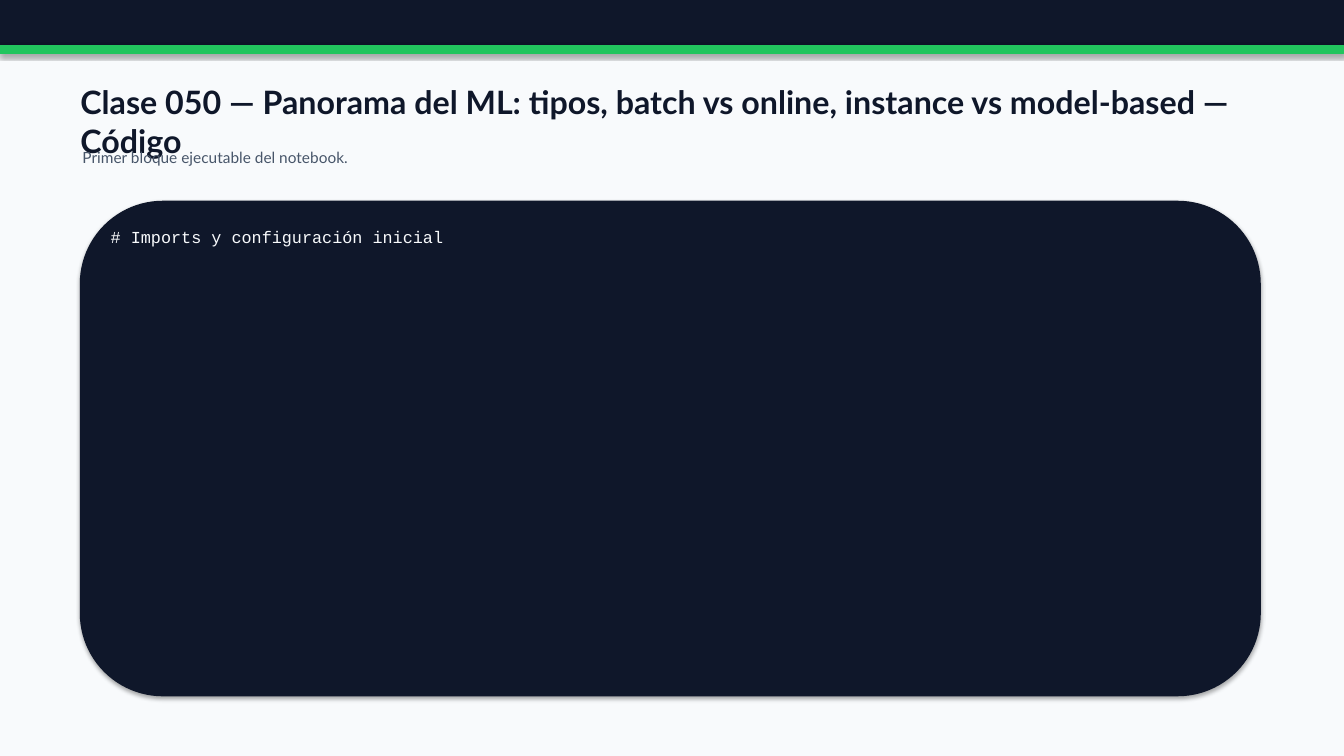
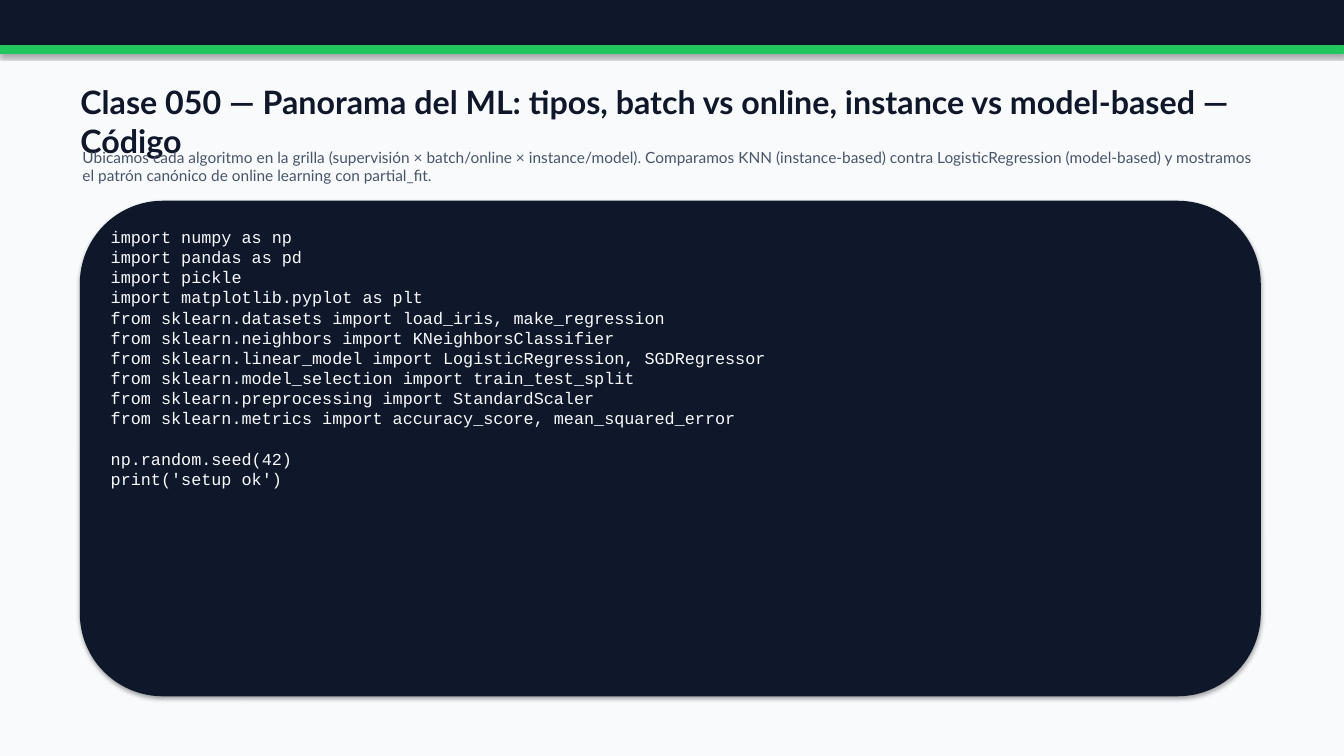
Before and after one commit to vladimiracunadev-create/python-data-science-bootcamp, a slide deck: slide 9 of docs/presentaciones/parts/parte-1-machine-learning-clasico-completa.pptx. Drawn at 1344x756 pixels with LibreOffice and Linux fonts; fonts in the diff are those of the drawing. Boxes give left, top, right and bottom in pixels: in the first picture for what was removed or moved away, otherwise in the second. Text is boxed around its words. In the diff, an @@ line names an element or a change of style, - is before the commit and + after.

```diff
--- a/docs/presentaciones/parts/parte-1-machine-learning-clasico-completa.pptx
+++ b/docs/presentaciones/parts/parte-1-machine-learning-clasico-completa.pptx
@@ text at box(82, 149, 1251, 184): text changed @@
-Primer bloque ejecutable del notebook.
+Ubicamos cada algoritmo en la grilla (supervisión × batch/online × instance/model). Comparamos KNN (instance-based) contra LogisticRegression (model-based) y mostramos el patrón canónico de online learning con partial_fit.
@@ text at box(111, 231, 766, 489): text changed @@
-# Imports y configuración inicial
+import numpy as np
+import pandas as pd
+import pickle
+import matplotlib.pyplot as plt
+from sklearn.datasets import load_iris, make_regression
+from sklearn.neighbors import KNeighborsClassifier
+from sklearn.linear_model import LogisticRegression, SGDRegressor
+from sklearn.model_selection import train_test_split
+from sklearn.preprocessing import StandardScaler
+from sklearn.metrics import accuracy_score, mean_squared_error
+np.random.seed(42)
+print('setup ok')
```
Also in this commit, not shown: 42 other slides changed, 19 other files.
